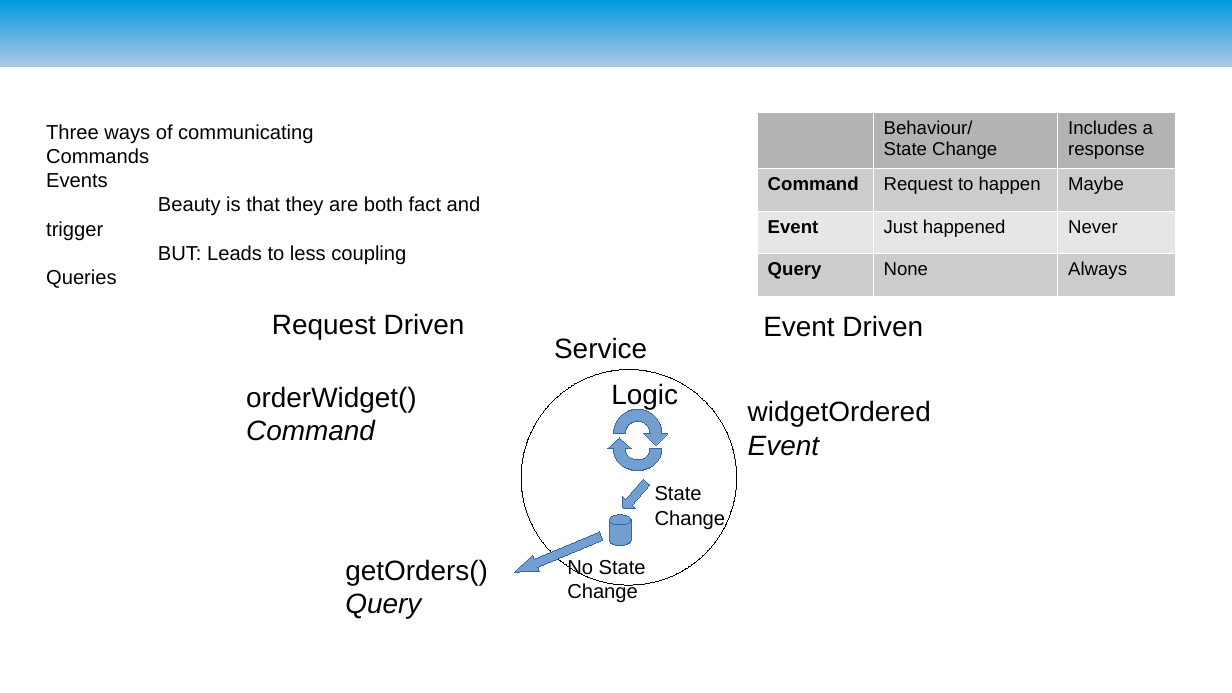
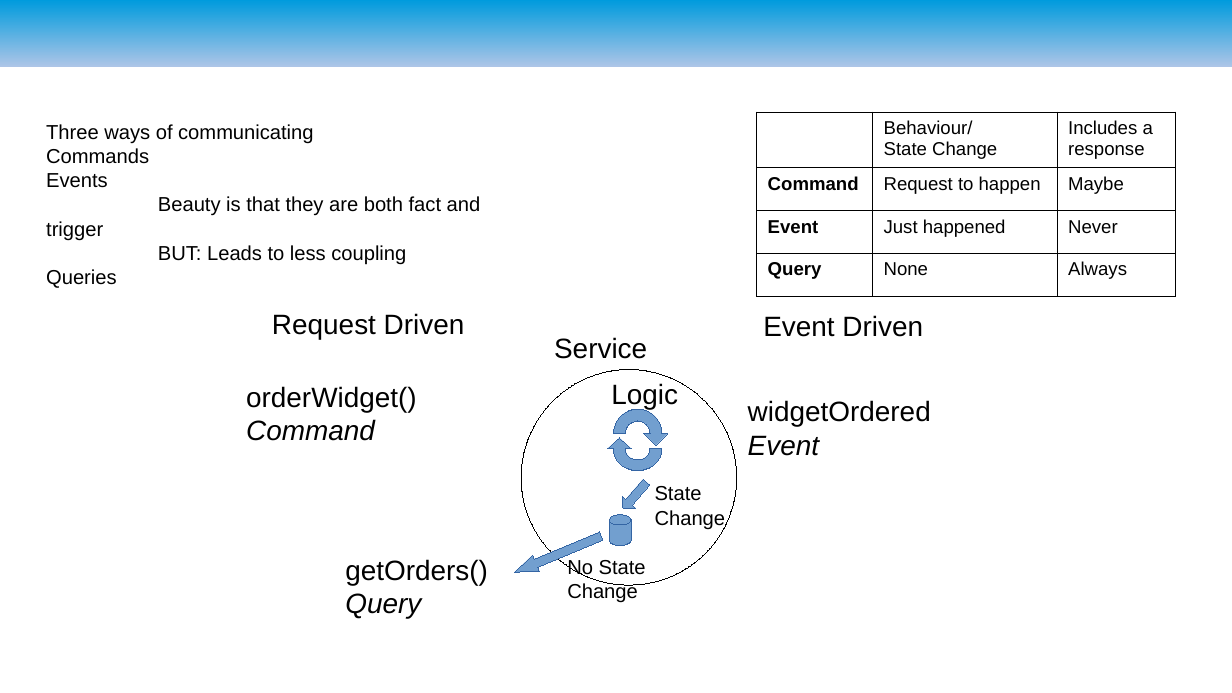
Before and after one commit to ryzlab/kafka-kompetensdag, a slide deck: slide 24 of doc/presentation.odp (slide 22 before the commit). Drawn at 1232x693 pixels with LibreOffice and Linux fonts; fonts in the diff are those of the drawing; background and template pictures are left out. Boxes give left, top, right and bottom in pixels: in the first picture for what was removed or moved away, otherwise in the second. Text is boxed around its words. In the diff, an @@ line names an element or a change of style, - is before the commit and + after.

```diff
--- a/doc/presentation.odp
+++ b/doc/presentation.odp
@@ table at (757, 112, 1176, 293) @@
@@ fill #B3B3B3 to none in 2 cells @@
@@ fill #CCCCCC to none in 6 cells @@
@@ fill #E6E6E6 to none in row 3 @@
@@ borders changed @@
```
Also in this commit, not shown: 7 other slides changed, 5 slides added, 3 slides removed, 6 other files.
